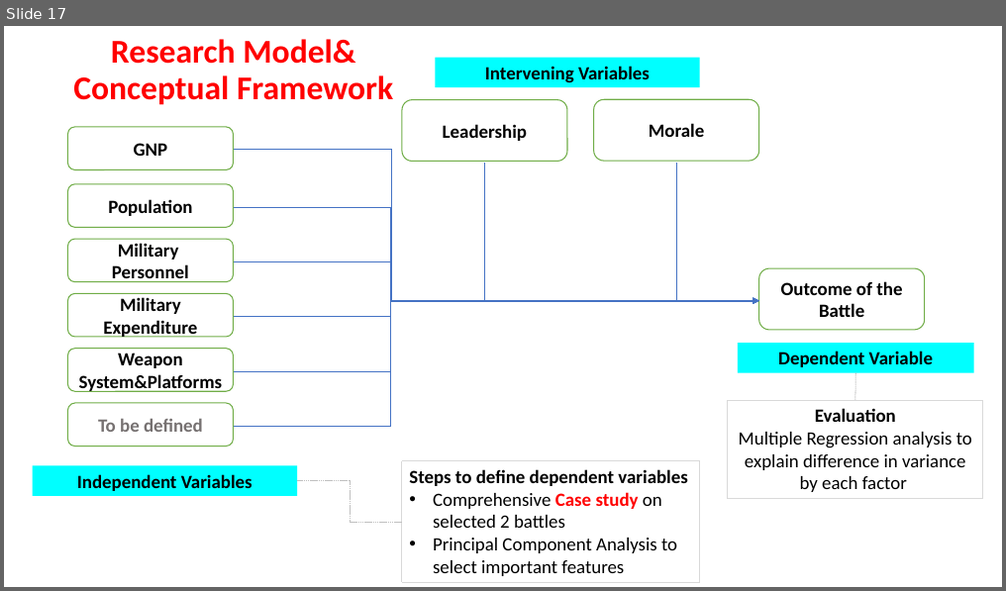
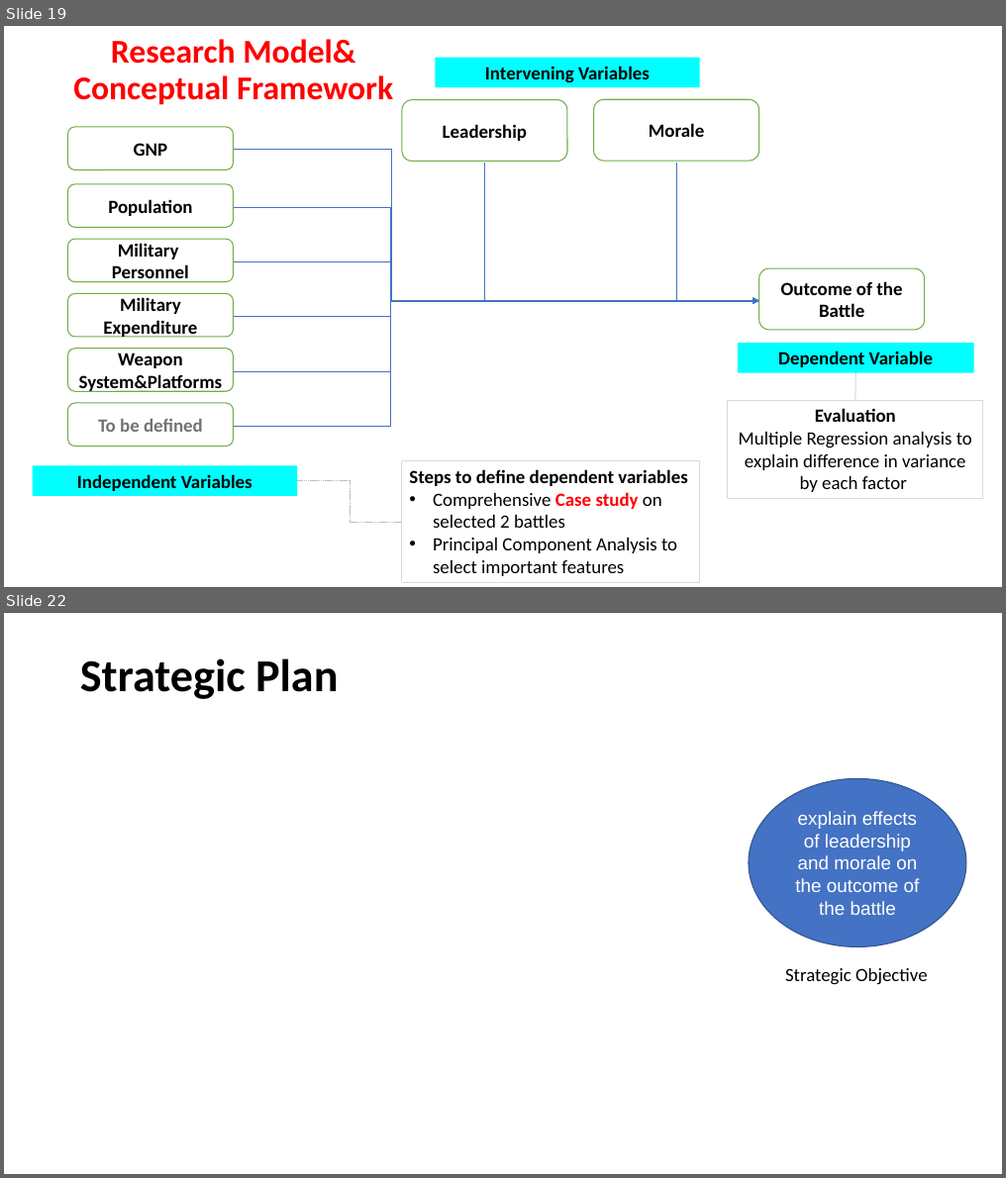
Before and after one commit to GurkanGitHub/PhD, a slide deck: PhD Discussion.pptx. Shown one above the other, each under a label of ours: slide 17 before the commit, slides 19 and 22 after it; the slides between them are not shown. The pictures are 1006x591 and 1006x1178 pixels, drawn with LibreOffice and Linux fonts; fonts in the diff are those of the drawing. Boxes give left, top, right and bottom in pixels: in the first picture for what was removed or moved away, otherwise in the second. Text is boxed around its words. In the diff, an @@ line names an element or a change of style, - is before the commit and + after.

```diff
--- a/PhD Discussion.pptx
+++ b/PhD Discussion.pptx
@@ slide 22 added at (x1=4, y1=613, x2=1002, y2=1174), background #FFFFFF @@
@@ title added at (x1=80, y1=659, x2=338, y2=699), 44 pt, text #000000, bold @@
+Strategic Plan
@@ ellipse added at (x1=748, y1=778, x2=966, y2=947), fill #4472C4, outline #325491 1 pt, 18 pt, text #FFFFFF @@
+explain effects of leadership and morale on the outcome of the battle
@@ text added at (x1=785, y1=968, x2=928, y2=985), 18 pt, text #000000 @@
+Strategic Objective
@@ what was slide 17 is now slide 19 @@
```
Also in this commit, not shown: 4 other slides added, 6 other files.
